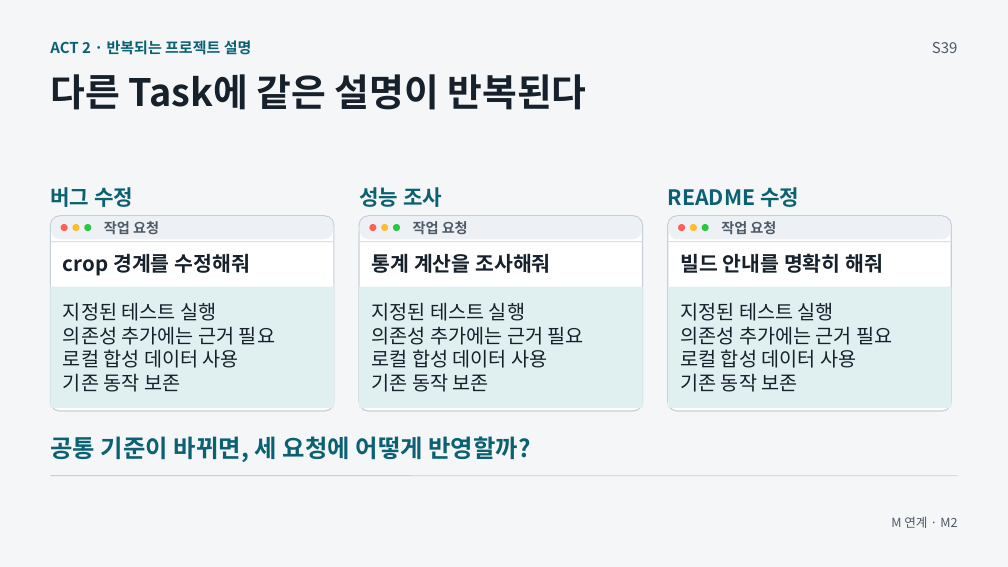
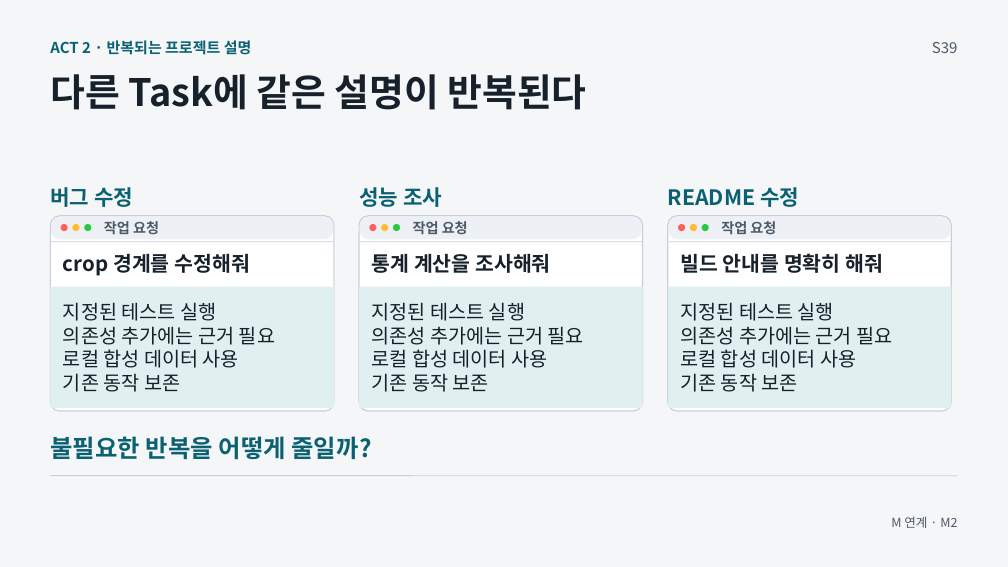
Before and after one commit to GideokKim/ai-dev-training, a slide deck: slide 2 of production/ACT_2.pptx. Drawn at 1008x567 pixels with LibreOffice and Linux fonts; fonts in the diff are those of the drawing. Boxes give left, top, right and bottom in pixels: in the first picture for what was removed or moved away, otherwise in the second. Text is boxed around its words. In the diff, an @@ line names an element or a change of style, - is before the commit and + after.

```diff
--- a/production/ACT_2.pptx
+++ b/production/ACT_2.pptx
@@ text at (x1=50, y1=436, x2=371, y2=460): text changed @@
-공통 기준이 바뀌면, 세 요청에 어떻게 반영할까?
+불필요한 반복을 어떻게 줄일까?
```
Also in this commit, not shown: 2 other slides changed, 1 slide added, 1 slide removed, 36 other files.
